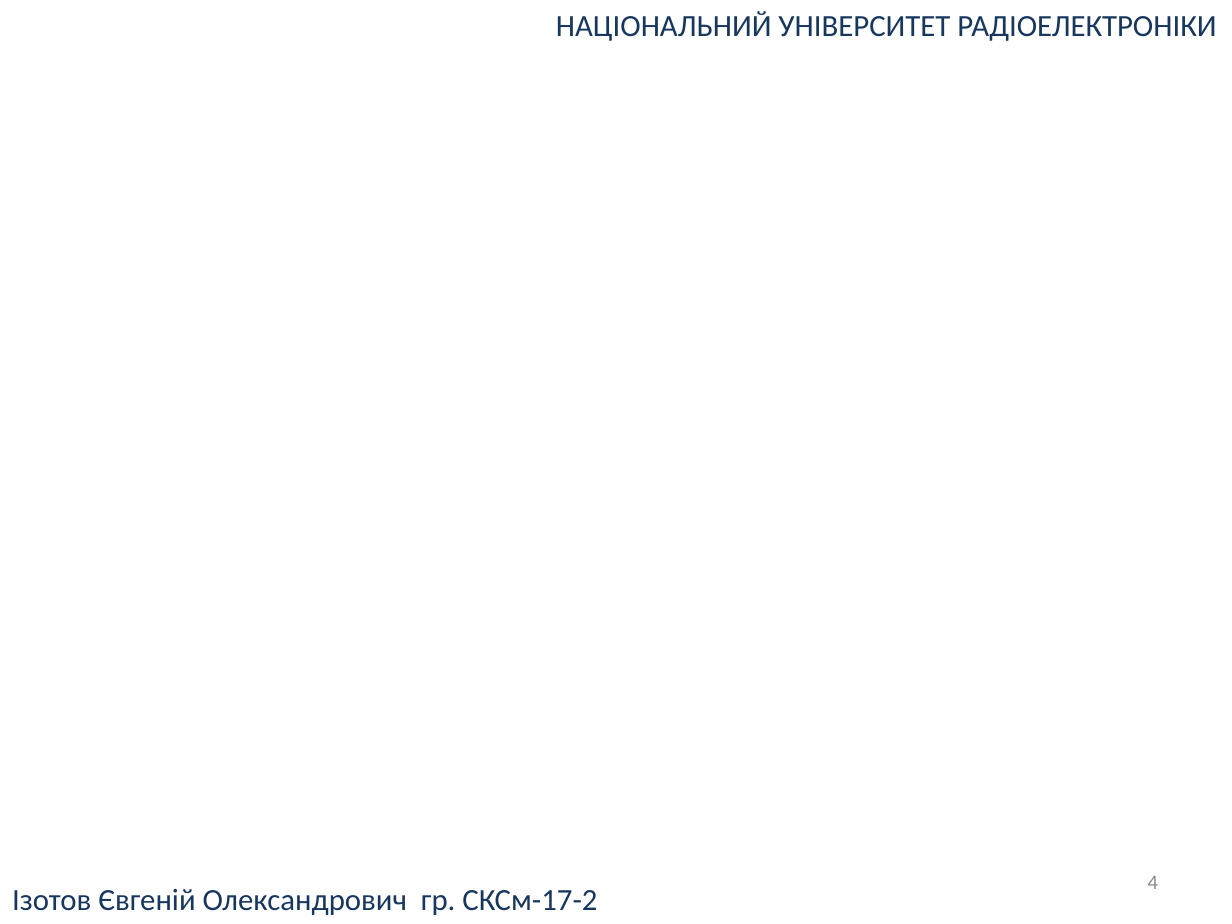
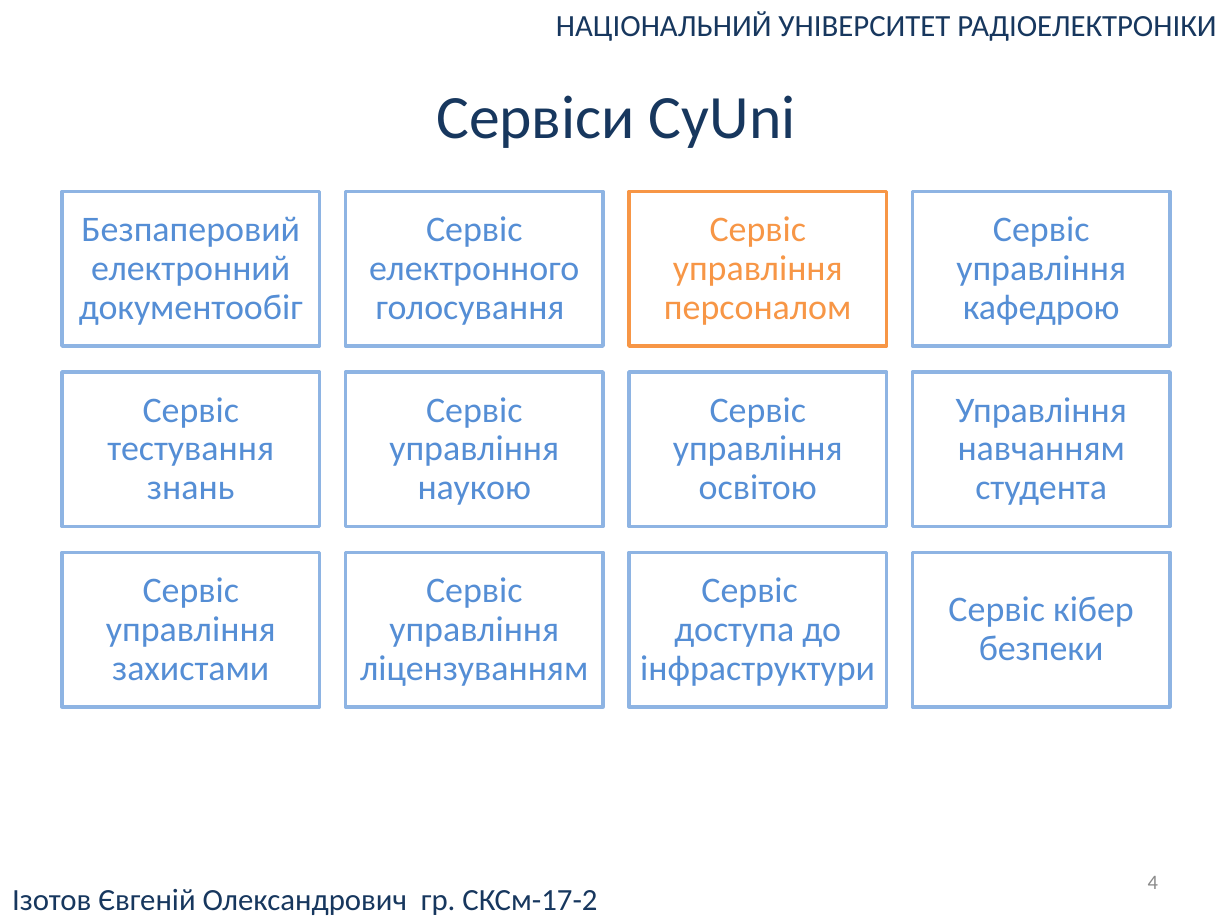
Before and after one commit to UdgineIzotov/diplom-doc, a slide deck: slide 4 of root/Презентация.pptx. Drawn at 1232x924 pixels with LibreOffice and Linux fonts; fonts in the diff are those of the drawing. Boxes give left, top, right and bottom in pixels: in the first picture for what was removed or moved away, otherwise in the second. Text is boxed around its words. In the diff, an @@ line names an element or a change of style, - is before the commit and + after.

```diff
--- a/root/Презентация.pptx
+++ b/root/Презентация.pptx
@@ text added at (436, 95, 796, 148), 36 pt, text #17375E @@
+Сервіси CyUni
@@ group added at (62, 191, 1170, 707): 12 rectangles, 12 texts @@
+Безпаперовий електронний документообіг
+Сервіс електронного голосування
+Сервіс управління персоналом
+Сервіс управління кафедрою
+Сервіс тестування знань
+Сервіс управління наукою
+Сервіс управління освітою
+Управління навчанням студента
+Сервіс управління захистами
+Сервіс управління ліцензуванням
+Сервіс доступа до інфраструктури
+Сервіс кібер безпеки
```
Also in this commit, not shown: 5 other slides changed, 3 other files.
